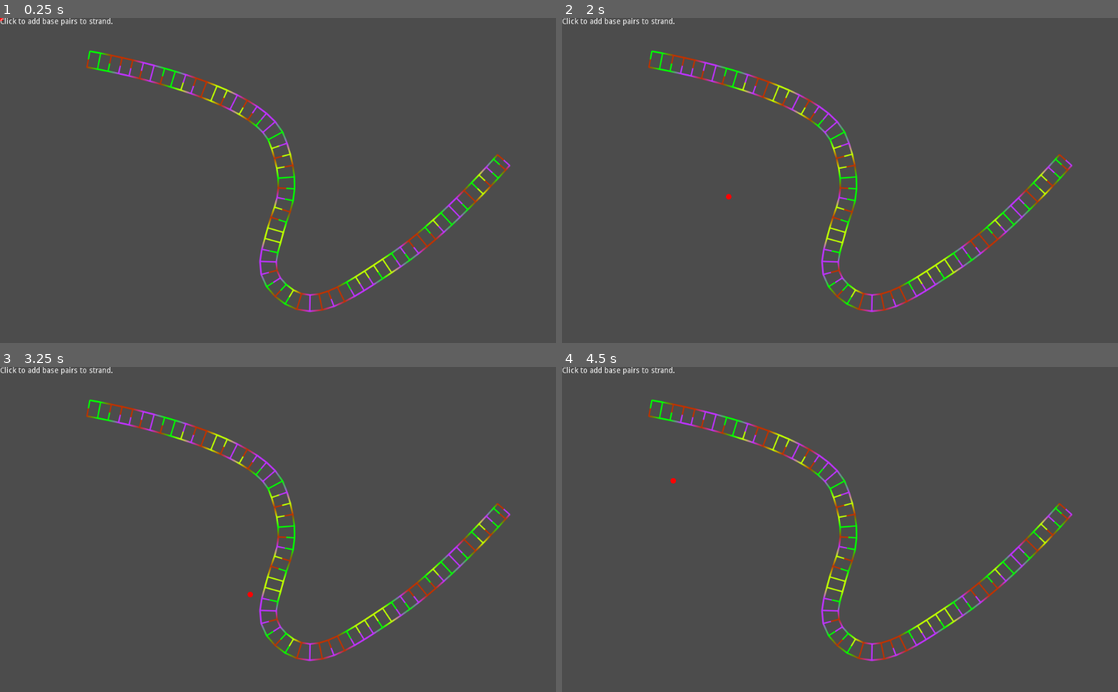
Above: before the commit, frames 1-4 (two rows, left to right).
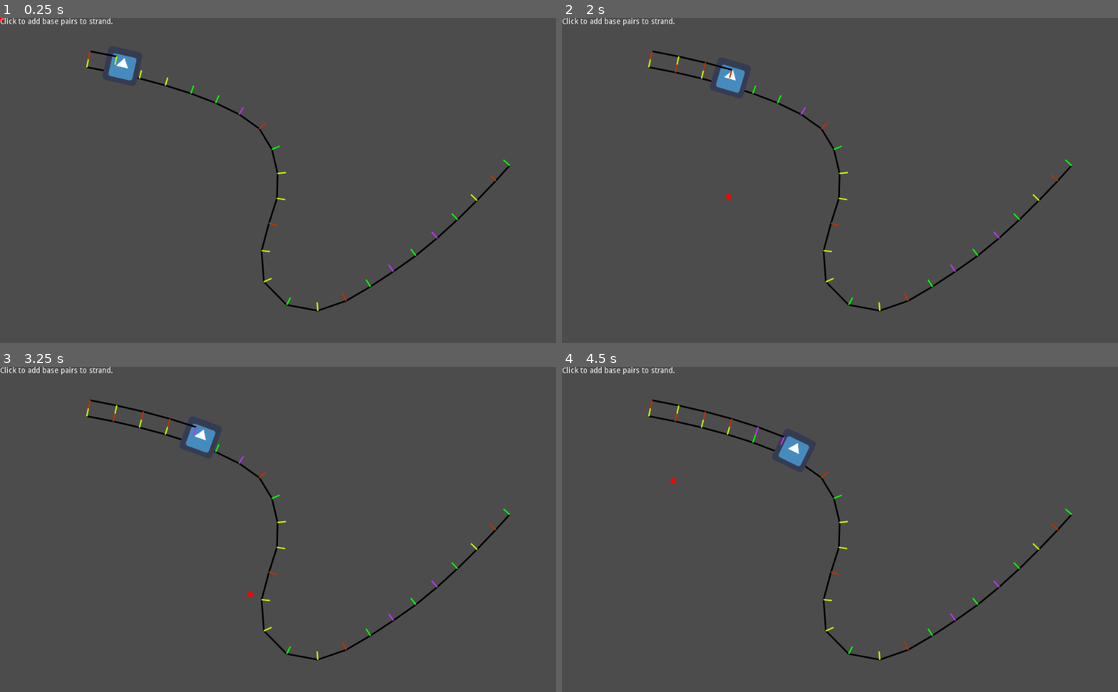
Above: after the commit, the same moments.

Repository: wormyrocks/DNAModeling
Game: Godot game, scene res://MainScene.tscn
Two runs of this game, one before a commit and one after it. Both use one fixed random seed, a clock stepped at 60 frames per second and the inputs below. The engine's default icon, where the game draws it, is replaced by a stand-in: a white triangle on a blue panel in a dark square.
Inputs (mouse positions are in pixels of both pictures, inside the frame that each line leads up to):
- Up to frame 1 (0.25 s): no input
- Up to frame 2 (2 s): tap Enter at 0.5, 1.25 s; move the mouse to (962, 164) at 0.52 s; click (962, 164) at 0.67 s; move the mouse to (728, 196) at 1.27 s; click (728, 196) at 1.42 s
- Up to frame 3 (3.25 s): tap Enter at 2, 2.75 s; move the mouse to (333, 458) at 2.02 s; click (333, 458) at 2.17 s; move the mouse to (250, 594) at 2.77 s; click (250, 594) at 2.92 s
- Up to frame 4 (4.5 s): tap Enter at 3.5, 4.25 s; move the mouse to (1006, 578) at 3.52 s; click (1006, 578) at 3.67 s; move the mouse to (673, 480) at 4.27 s; click (673, 480) at 4.42 s

The runs differ from the first frame. In frame 1, 2.9% of the frame differs, in the area x 15-92%, y 9-91%; in frame 2, 3.0%; in frame 3, 3.0%; in frame 4, 3.0%.

Commit message:
Polymerase moves along strand and replicates it

Diff:
--- /dev/null
+++ b/DaughterStrand.gd
@@ -0,0 +1,71 @@
+extends Node2D
+
+
+enum Nucleotide {A,C,T,G}
+var color_choices = [Color(0.0, 1.0, 0.0, 1.0), Color(0.75,0.20,0.0,1.0), Color(0.75, 0.20, 1.0, 1.0), Color(0.75, 1.0, 0.0, 1.0)]
+
+var parent_strand
+
+var base_length = 15
+
+var which_side
+
+# Array of points
+var point_array
+# Array of normals (for drawing base pairs tangent to the strand)
+var normal_array
+# Array of colors (needs to be updated to match array of points)
+var color_array
+
+var start_index = 0
+var end_index = 0
+
+func calc_normal(point_index):
+	var pt0
+	var pt1
+	if (point_index == 0):
+		pt0 = point_array[point_index]
+		pt1 = point_array[point_index+1]
+	elif (point_index == point_array.size()-1):
+		pt0 = point_array[point_index-1]
+		pt1 = point_array[point_index]
+	else:
+		pt0 = point_array[point_index-1]
+		pt1 = point_array[point_index+1]
+	return ((pt1-pt0).tangent().normalized())*base_length
+
+func update_normals():
+	var target_size = point_array.size()
+	var init_size = max(0, normal_array.size() - 1)
+	normal_array.resize(target_size)
+	for i in range (init_size, target_size):
+		var tan_vec = point_array[i] - calc_normal(i) * ( -1 if which_side else 1)
+		normal_array.set(i, tan_vec)
+
+func initialize(parent_strand_):
+	normal_array = PoolVector2Array()
+	parent_strand=parent_strand_
+	which_side = not parent_strand_.which_side
+	print ("This is a daughter strand! Parent strand has %d points" % parent_strand.point_array.size())
+	color_array = parent_strand.color_array
+	for i in range (0, color_array.size()):
+		color_array[i] = (color_array[i] + 2) % 4
+	point_array = parent_strand.point_array
+	update_normals()
+
+func _process(delta):
+
+	if (parent_strand.nearest_index > end_index):
+		end_index = parent_strand.nearest_index
+		update()
+
+func _draw():
+	# Draw the backbone
+	# This is an awful way to do it, fix later
+	print("%d" % end_index)
+	var a = Array(normal_array).slice(start_index, end_index)
+	draw_polyline(PoolVector2Array(a), Color.black, 2.0, true)
+
+	for i in range (start_index, end_index+1):
+		# Draw tangent lines (between point_array and normal_array)
+		draw_line(normal_array[i], point_array[i], color_choices[color_array[i]], 1.5, true)
--- /dev/null
+++ b/DaughterStrand.tscn
@@ -0,0 +1,6 @@
+[gd_scene load_steps=2 format=2]
+
+[ext_resource path="res://DaughterStrand.gd" type="Script" id=1]
+
+[node name="Node2D" type="Node2D"]
+script = ExtResource( 1 )
--- a/MainScene.gd
+++ b/MainScene.gd
@@ -1,29 +1,22 @@
 extends Node2D
 
-export(PackedScene) var StrandObj
-
-# Declare member variables here. Examples:
-# var a = 2
-# var b = "text"
-
+export(PackedScene) var ParentStrand
+export(PackedScene) var DaughterStrand
 
 # Called when the node enters the scene tree for the first time.
 func _ready():
-	CreateStrand()
-
-func CreateStrand():
 	# Instance Strand scene
-	var parent = StrandObj.instance()
+	var parent = ParentStrand.instance()
 	# Call initialize function (This should really be using a constructor)
-	parent.initialize(null)
+	parent.initialize()
 	# Add it to the scene
 	add_child(parent)
 
 	# Initialize daughter strand
-	var daughter = StrandObj.instance()
+	var daughter = DaughterStrand.instance()
 	# Call initialize function with parent strand as reference
 	daughter.initialize(parent)
-	add_child(daughter)
+	parent.add_child(daughter)
 
 func _input(event):
 	# For debugging
--- a/MainScene.tscn
+++ b/MainScene.tscn
@@ -1,11 +1,13 @@
-[gd_scene load_steps=3 format=2]
+[gd_scene load_steps=4 format=2]
 
-[ext_resource path="res://Strand.tscn" type="PackedScene" id=1]
+[ext_resource path="res://ParentStrand.tscn" type="PackedScene" id=1]
 [ext_resource path="res://MainScene.gd" type="Script" id=2]
+[ext_resource path="res://DaughterStrand.tscn" type="PackedScene" id=3]
 
 [node name="MainScene" type="Node2D"]
 script = ExtResource( 2 )
-StrandObj = ExtResource( 1 )
+ParentStrand = ExtResource( 1 )
+DaughterStrand = ExtResource( 3 )
 
 [node name="Label" type="Label" parent="."]
 margin_right = 40.0
--- a/StrandPath.gd
+++ b/ParentStrand.gd
@@ -3,39 +3,36 @@
 enum Nucleotide {A,C,T,G}
 var color_choices = [Color(0.0, 1.0, 0.0, 1.0), Color(0.75,0.20,0.0,1.0), Color(0.75, 0.20, 1.0, 1.0), Color(0.75, 1.0, 0.0, 1.0)]
 
-var parent_strand
-# Determines which side of the central path we render on
-var is_daughter = true
-
-# Disable/enable hacky way of drawing alternate side of strand
-#var draw_other_side = false
-
 # Distance in pixels between pre-determined points
-var bake_interval = 20
+var bake_interval = 50
 
 # Length of base pair in pixels
 var base_length = 15
+
+var which_side = false
 
 # Array of points
 var point_array
 
 # Array of normals (for drawing base pairs tangent to the strand)
-var normal_array = PoolVector2Array()
+var normal_array
 
 # Array of colors (needs to be updated to match array of points)
-var color_array = PoolColorArray()
+var color_array
 
-func initialize(parent_strand_):
-	parent_strand = parent_strand_
-	if (parent_strand == null):
-		is_daughter = false
-	if is_daughter:
-		print ("This is a daughter strand! Parent strand has %d points" % parent_strand.point_array.size())
-		curve = parent_strand.get_partial_curve(0)
+var nearest_index = 0
 
-
-func get_partial_curve(offset):
-	return curve
+func initialize():
+	normal_array = PoolVector2Array()
+	color_array = PoolIntArray()
+	curve.set_bake_interval(bake_interval)
+	point_array = curve.get_baked_points()
+	update_normals()
+	print ("Strand created from Bezier curve, converted to %d baked points." % point_array.size())
+	color_array.resize(point_array.size())
+	# Set random nucleotides (for now)
+	for i in range (0, point_array.size()):
+		color_array.set(i, randi() % 4)
 
 func calc_normal(point_index):
 	var pt0
@@ -53,16 +50,17 @@
 
 # Recalculate normal vectors to each point in the strand; probably should be called every time the curve is edited
 func update_normals():
-	point_array = curve.get_baked_points()
 	var target_size = point_array.size()
 	var init_size = max(0, normal_array.size() - 1)
 	normal_array.resize(target_size)
 	for i in range (init_size, target_size):
-		var tan_vec = point_array[i] - calc_normal(i) * ( -1 if is_daughter else 1)
+		var tan_vec = point_array[i] - calc_normal(i) * ( -1 if which_side else 1)
 		normal_array.set(i, tan_vec)
 
 func add_point(world_position):
+	# Because this adds a geometric point to the 'curve', it can ONLY be called on a parent strand!!
 	curve.add_point(world_position - self.position)
+	point_array = curve.get_baked_points()
 	update_normals()
 	print("Adding base pair at position %d,%d. Curve now contains %d points." % [world_position.x, world_position.y, point_array.size()])
 
@@ -73,36 +71,23 @@
 	# Calling update() makes sure our _draw function will get called again
 	update()
 
-# Called when the node enters the scene tree for the first time.
+
+func calc_nearest_polymerase_point(curve_offset):
+	var new_nearest_index = floor(point_array.size() * curve_offset)
+	if (new_nearest_index > nearest_index):
+		nearest_index = new_nearest_index
+		print ("Polymerase is closest to point at index %d" % nearest_index)
+
+func _process(delta):
+	calc_nearest_polymerase_point($Pathfollow.unit_offset)
+
 func _ready():
-	curve.set_bake_interval(bake_interval)
-	update_normals()
-	print ("Strand created with %d baked points." % point_array.size())
-	color_array.resize(point_array.size())
-	for i in range (0, point_array.size()):
-		color_array.set(i, color_choices[randi() % 4])
+	pass
 
 func _draw():
-
 	# Draw the backbone
-	draw_polyline_colors(normal_array, color_array, 2.0, true)
-
-	var other_side_array;
-	var other_side_col_array;
-#
-#	if (draw_other_side):
-#		other_side_array = PoolVector2Array()
-#		other_side_col_array = PoolColorArray()
+	draw_polyline(normal_array, Color.black, 2.0, true)
 
 	for i in range (0, point_array.size()):
 		# Draw tangent lines (between point_array and normal_array)
-		draw_line(normal_array[i], point_array[i], color_array[i], 1.5, true)
-
-#		if (draw_other_side):
-#			# Calculate point at opposite side of strand
-#			other_side_array.append(point_array[i]*2-normal_array[i])
-#			other_side_col_array.append(color_array[(i+2)%4])
-#			draw_line(other_side_array[i], point_array[i], other_side_col_array[i], 1.5, true)
-#
-#	if (draw_other_side):
-#		draw_polyline_colors(other_side_array, other_side_col_array, 2.0, true)
+		draw_line(normal_array[i], point_array[i], color_choices[color_array[i]], 1.5, true)
--- a/Strand.tscn
+++ b/ParentStrand.tscn
@@ -1,6 +1,6 @@
 [gd_scene load_steps=5 format=2]
 
-[ext_resource path="res://StrandPath.gd" type="Script" id=1]
+[ext_resource path="res://ParentStrand.gd" type="Script" id=1]
 [ext_resource path="res://Sprite.gd" type="Script" id=2]
 [ext_resource path="res://icon.png" type="Texture" id=3]
 
@@ -10,7 +10,7 @@
 "points": PoolVector2Array( 0, 0, 0, 0, -85.1407, 128.328, -34.7058, -97.5789, 34.7058, 97.5789, 263.084, 278.681, 9.34 …(186 unchanged characters)…
 }
 
-[node name="StrandPath" type="Path2D"]
+[node name="ParentStrand" type="Path2D"]
 self_modulate = Color( 1, 1, 1, 1 )
 position = Vector2( 247.945, -52.0587 )
 scale = Vector2( 1, 0.99861 )
@@ -18,11 +18,10 @@
 script = ExtResource( 1 )
 
 [node name="Pathfollow" type="PathFollow2D" parent="."]
-position = Vector2( -21.3738, 141.247 )
-rotation = 0.2237
-offset = 65.0
+position = Vector2( -34.7491, 138.285 )
+rotation = 0.214805
+offset = 51.3445
 
-[node name="Sprite" type="Sprite" parent="Pathfollow"]
-visible = false
+[node name="Polymerase" type="Sprite" parent="Pathfollow"]
 texture = ExtResource( 3 )
 script = ExtResource( 2 )
--- a/Sprite.gd
+++ b/Sprite.gd
@@ -15,8 +15,6 @@
 func _ready():
 	pass # Replace with function body.
 
-
 # Called every frame. 'delta' is the elapsed time since the previous frame.
 func _process(delta):
 	follow_obj.set_offset(follow_obj.get_offset() + speed*delta)
-#	follow_obj.set_offset(5*delta)
